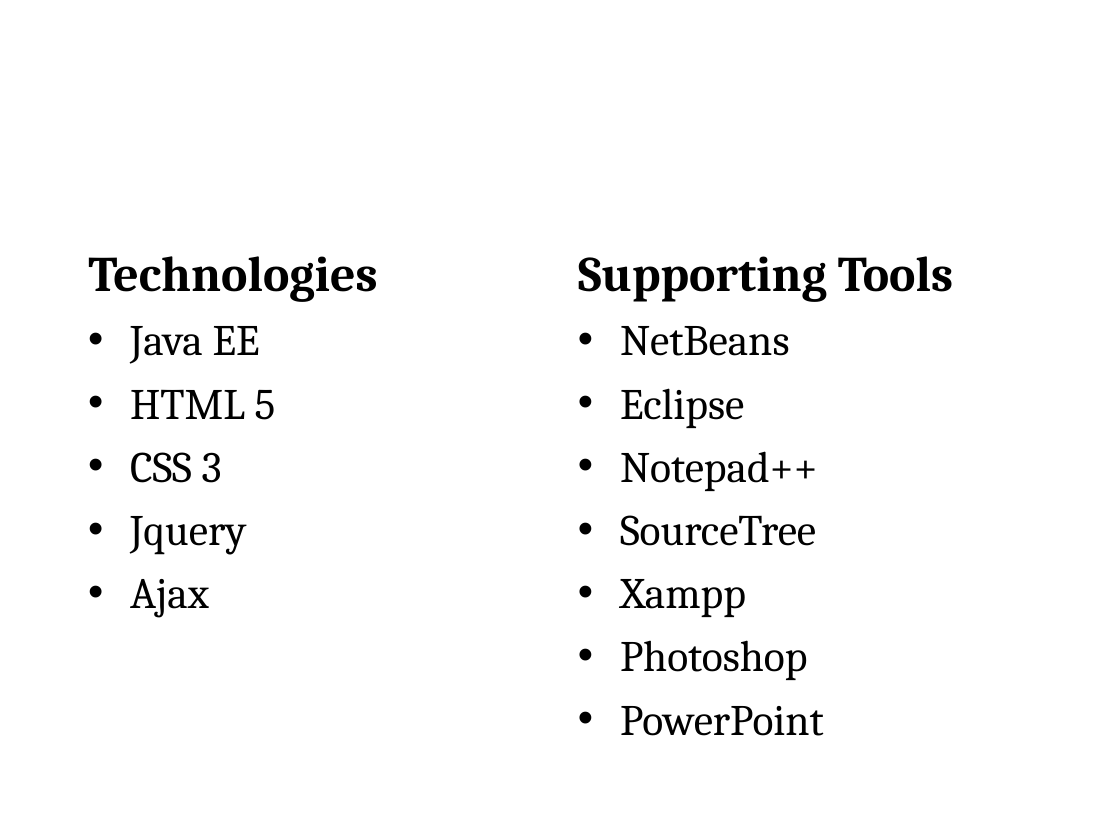
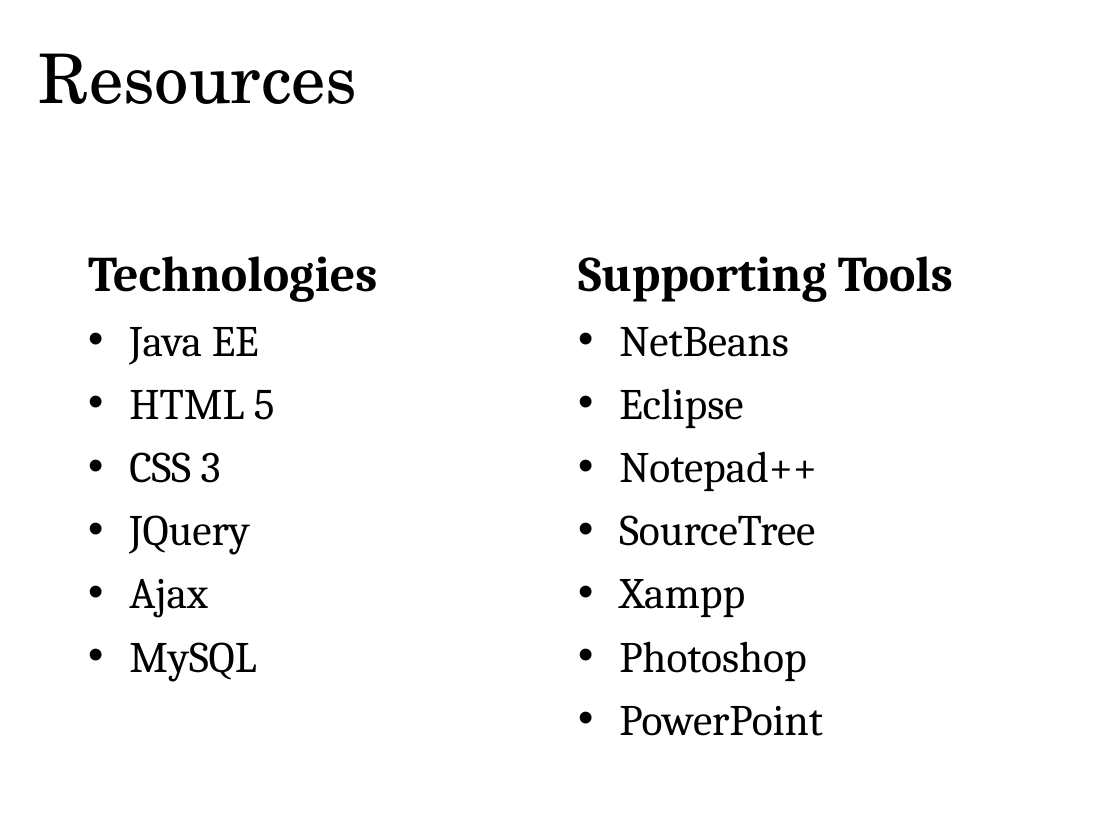
Before and after one commit to charitha09/BIT-Information-Management-System, a slide deck: slide 19 of Documents/Group14.ppt (slide 18 before the commit). Drawn at 1120x840 pixels with LibreOffice and Linux fonts; fonts in the diff are those of the drawing; background and template pictures are left out. Boxes give left, top, right and bottom in pixels: in the first picture for what was removed or moved away, otherwise in the second. Text is boxed around its words. In the diff, an @@ line names an element or a change of style, - is before the commit and + after.

```diff
--- a/Documents/Group14.ppt
+++ b/Documents/Group14.ppt
@@ text added at (x1=39, y1=53, x2=358, y2=104), 44 pt, text #000000 @@
+Resources
@@ text at (x1=129, y1=327, x2=275, y2=618): indent changed @@
@@ text "NetBeans" at (x1=619, y1=327, x2=823, y2=736): indent changed @@
@@ text at (x1=129, y1=515, x2=249, y2=555): text changed @@
-• Jquery
+• JQuery
@@ text at (x1=129, y1=642, x2=256, y2=682): paragraph added @@
+• MySQL
```
Also in this commit, not shown: 11 other slides changed, 2 slides added.
